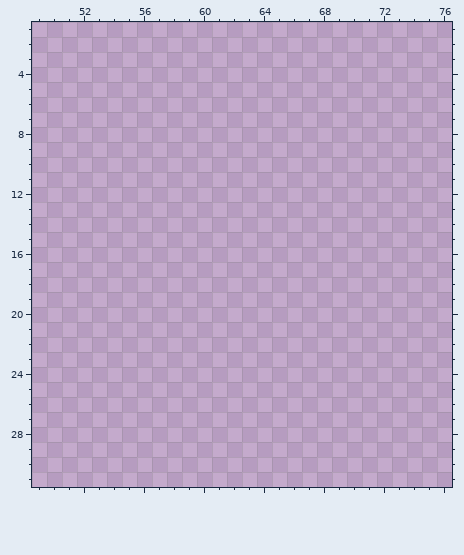
Pixel-art file -- Assets/Sprites/recycle_shop 1.aseprite. The picture above was drawn from the file before the commit.
128x128 pixels, 1 frame. Colours within 5 levels of each other are drawn and written as one. Shown: x 49..76, y 1..31. The old version is drawn lined up with the new one, on the new canvas. The commit also changed other parts of the picture, which this record leaves out.
New version:
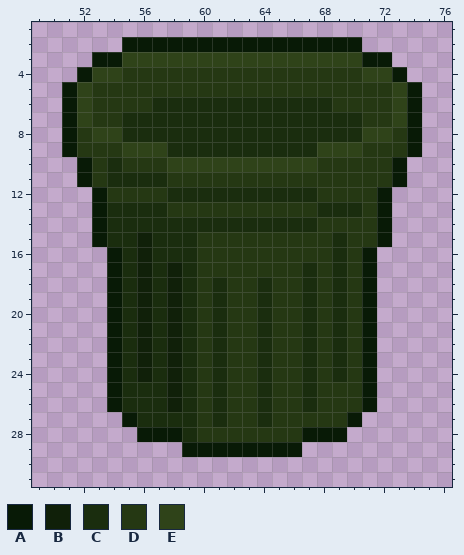
Palette (. is transparent): A #081a06  B #102009  C #1a2d0e  D #253813  E #2f4319
Difference:
canvas 128x128 -> 194x168
y 2: x 55..70 ................ -> AAAAAAAAAAAAAAAA
y 3: x 53..72 .................... -> AAEEEEEEEEEEEEEEEEAA
y 4: x 52..73 ...................... -> AEEDDDDDDDDDDDDDDDDEEA
y 5: x 51..74 ........................ -> AEDDDDDDDDDDDDDDDDDDDDEA
y 6: x 51..74 ........................ -> AEDDDDCCCCCCCCCCCCDDDDEA
y 7: x 51..74 ........................ -> AEDDCCCCCCCCCCCCCCCCDDEA
y 8: x 51..74 ........................ -> ADEECCCCCCCCCCCCCCCCEEDA
y 9: x 51..74 ........................ -> ADDDEEECCCCCCCCCCEEEDDDA
y 10: x 52..73 ...................... -> ADCDDDEEEEEEEEEEDDDDDA
y 11: x 52..73 ...................... -> ADCCCCDDDDDDDDDDDDDDDA
y 12: x 53..72 .................... -> ADDDDCCCCCCCCCCDDDDA
y 13: x 53..72 .................... -> ACCCCDDDDDDDDDDCCCDA
y 14: x 53..72 .................... -> ACCCCCCCCCCCCCCDDDDA
y 15: x 53..72 .................... -> ACCBCCCDDDDDDDDDCDDA
y 16: x 54..71 .................. -> ACBCCCDDDDDDDDDCDA
y 17: x 54..71 .................. -> ACBCBCDDDDDDDCDCDA
y 18..24: x 54..71 .................. -> ACBCBCDCDDCDDCDCDA
y 25..26: x 54..71 .................. -> ACCCBCDCDDCDDCDDDA
y 27: x 55..70 ................ -> ACCCCDCDDCDDDDDA
y 28: x 56..69 .............. -> AAACDDDDDDDAAA
y 29: x 59..66 ........ -> AAAAAAAA
Pixel boxes of the changes (left, top, right, bottom) in both pictures:
added: (62, 37, 422, 457)
